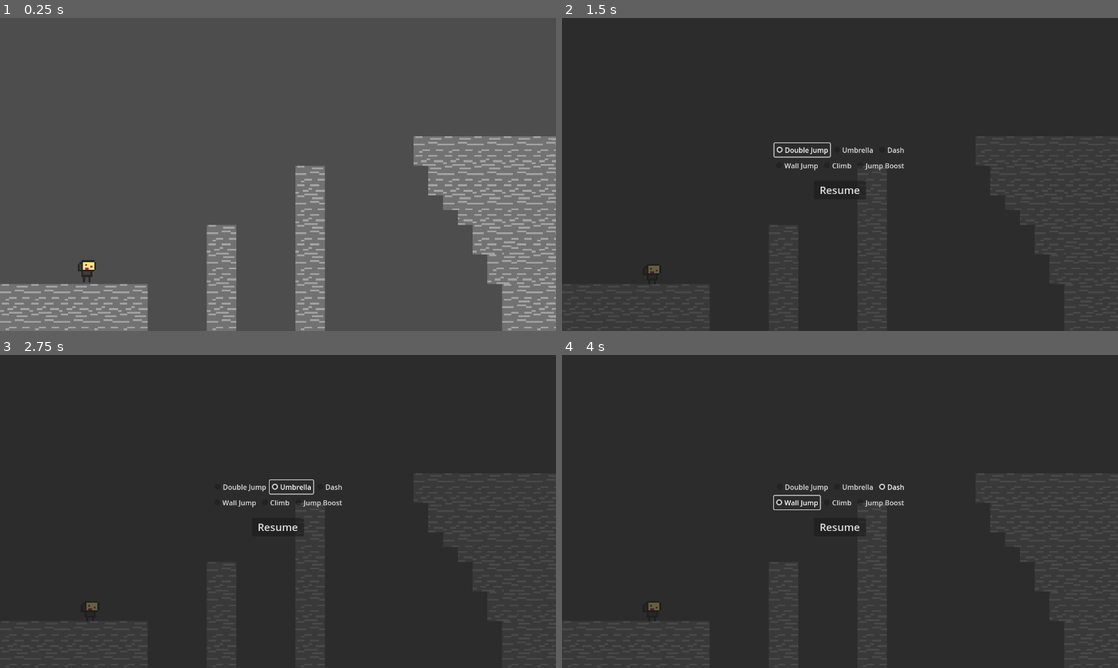
Above: before the commit, frames 1-4 (two rows, left to right).
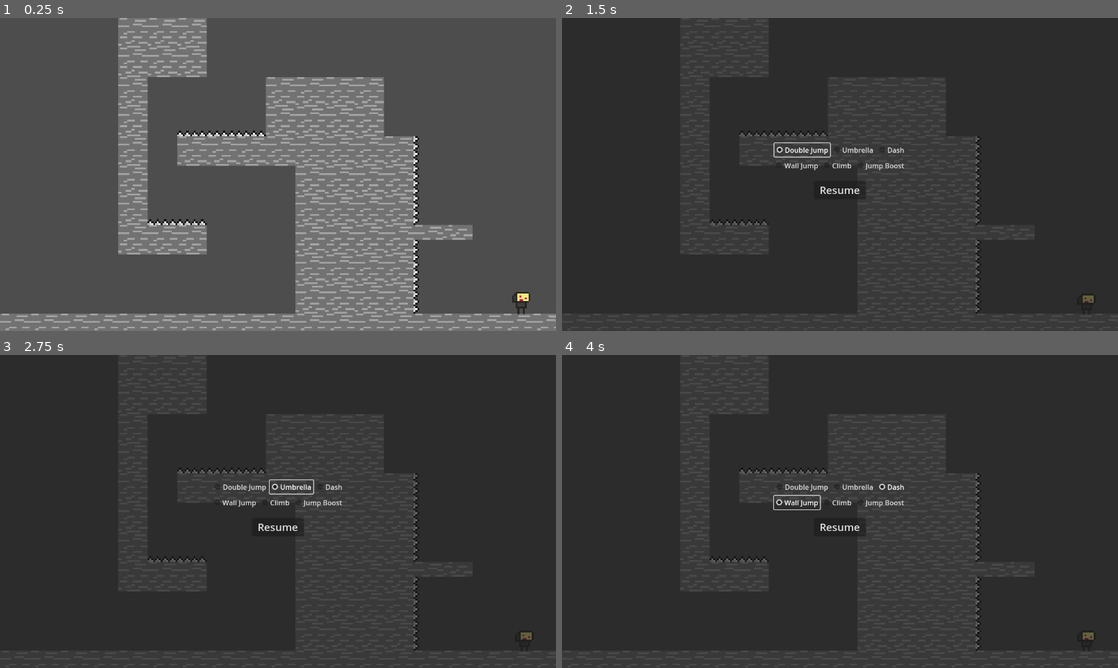
Above: after the commit, the same moments.

Repository: arcality/Built-to-Scale-GMTK-2024
Game: Godot game, scene res://scenes/main.tscn
Two runs of this game, one before a commit and one after it. Both use one fixed random seed, a clock stepped at 60 frames per second and the inputs below. The engine's default icon, where the game draws it, is replaced by a stand-in: a white triangle on a blue panel in a dark square.
Inputs (mouse positions are in pixels of both pictures, inside the frame that each line leads up to):
- Up to frame 1 (0.25 s): no input
- Up to frame 2 (1.5 s): move the mouse to (962, 158) at 0.52 s; hold D (move_right) 0.53-1.25 s; tap E (edit) at 0.6 s; click (962, 158) at 0.67 s; tap Space (jump) at 0.77 s; click "Double Jump" at 1.25 s
- Up to frame 3 (2.75 s): click "Umbrella" at 2 s
- Up to frame 4 (4 s): click "Dash" at 2.75 s; click "Wall Jump" at 3.5 s

The runs differ from the first frame. In frame 1, 41% of the frame differs, in the area x 0-100%, y 0-100%; in frame 2, 8.2%; in frame 3, 8.3%; in frame 4, 8.3%.

Commit message:
added death zone

Diff:
--- /dev/null
+++ b/scenes/death_zone.tscn
@@ -0,0 +1,25 @@
+[gd_scene load_steps=4 format=3 uid="uid://cctium1kl6vc2"]
+
+[sub_resource type="WorldBoundaryShape2D" id="WorldBoundaryShape2D_iemwq"]
+
+[sub_resource type="WorldBoundaryShape2D" id="WorldBoundaryShape2D_jjvp0"]
+
+[sub_resource type="WorldBoundaryShape2D" id="WorldBoundaryShape2D_7f0sw"]
+
+[node name="DeathZone" type="StaticBody2D"]
+collision_layer = 4
+collision_mask = 0
+
+[node name="Bottom" type="CollisionShape2D" parent="."]
+position = Vector2(638.5, 750)
+shape = SubResource("WorldBoundaryShape2D_iemwq")
+
+[node name="Left" type="CollisionShape2D" parent="."]
+position = Vector2(-50, 385)
+rotation = 1.5708
+shape = SubResource("WorldBoundaryShape2D_jjvp0")
+
+[node name="Right" type="CollisionShape2D" parent="."]
+position = Vector2(1325, 385)
+rotation = -1.5708
+shape = SubResource("WorldBoundaryShape2D_7f0sw")
--- a/scenes/main.tscn
+++ b/scenes/main.tscn
@@ -1,13 +1,16 @@
-[gd_scene load_steps=6 format=3 uid="uid://v30ilrrghva1"]
+[gd_scene load_steps=7 format=3 uid="uid://v30ilrrghva1"]
 
 [ext_resource type="Script" path="res://scripts/main.gd" id="1_8n6hf"]
 [ext_resource type="PackedScene" uid="uid://dujgkqlppnd1d" path="res://scenes/temp_terrain.tscn" id="1_k1u6s"]
+[ext_resource type="PackedScene" uid="uid://cctium1kl6vc2" path="res://scenes/death_zone.tscn" id="2_qfu47"]
 [ext_resource type="PackedScene" uid="uid://dol4ikt2xc18v" path="res://scenes/player.tscn" id="2_tyjf3"]
 [ext_resource type="PackedScene" uid="uid://ce5q1qa0j4hhh" path="res://scenes/edit_area.tscn" id="4_lfd5i"]
 [ext_resource type="PackedScene" uid="uid://beebwu1e2xqof" path="res://scenes/edit_menu.tscn" id="6_ty4xn"]
 
 [node name="Main" type="Node"]
 script = ExtResource("1_8n6hf")
+
+[node name="DeathZone" parent="." instance=ExtResource("2_qfu47")]
 
 [node name="TempTerrain" parent="." instance=ExtResource("1_k1u6s")]
 visible = false
--- a/scripts/main.gd
+++ b/scripts/main.gd
@@ -22,7 +22,7 @@
 func _ready():
 	#$Player.position = level_spawns["LevelOne"]
 	#$Player.spawn_position = level_spawns["LevelOne"]
-	change_to_level(1)
+	change_to_level(2)
 
 
 func _process(_delta):
